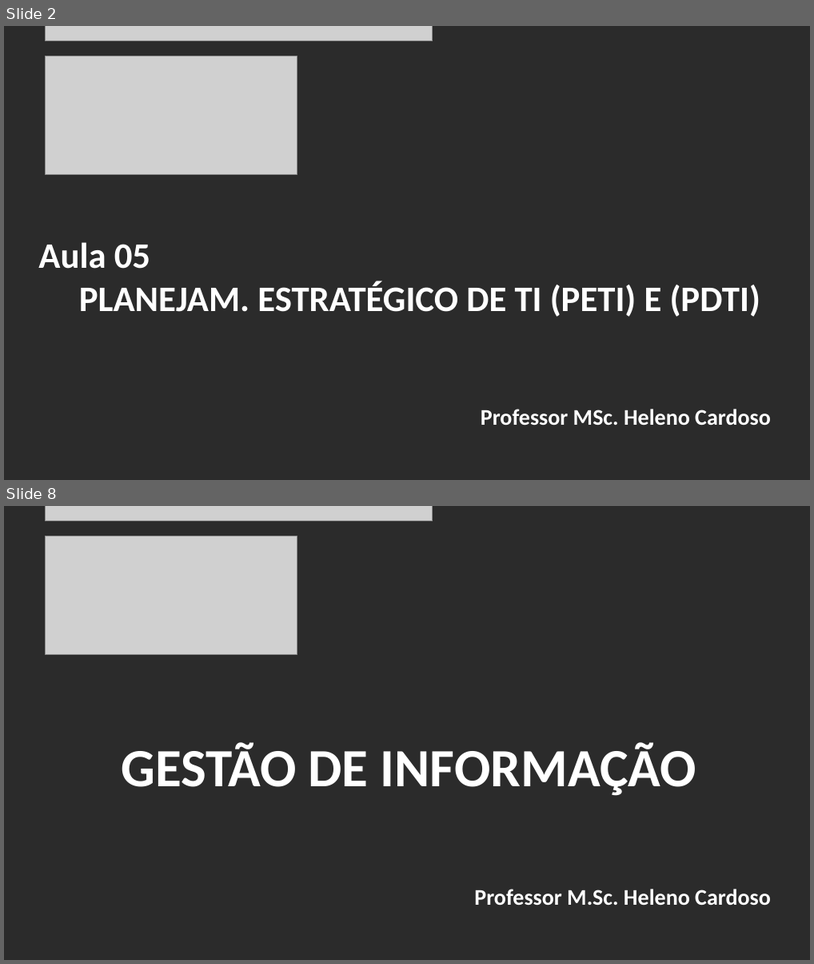
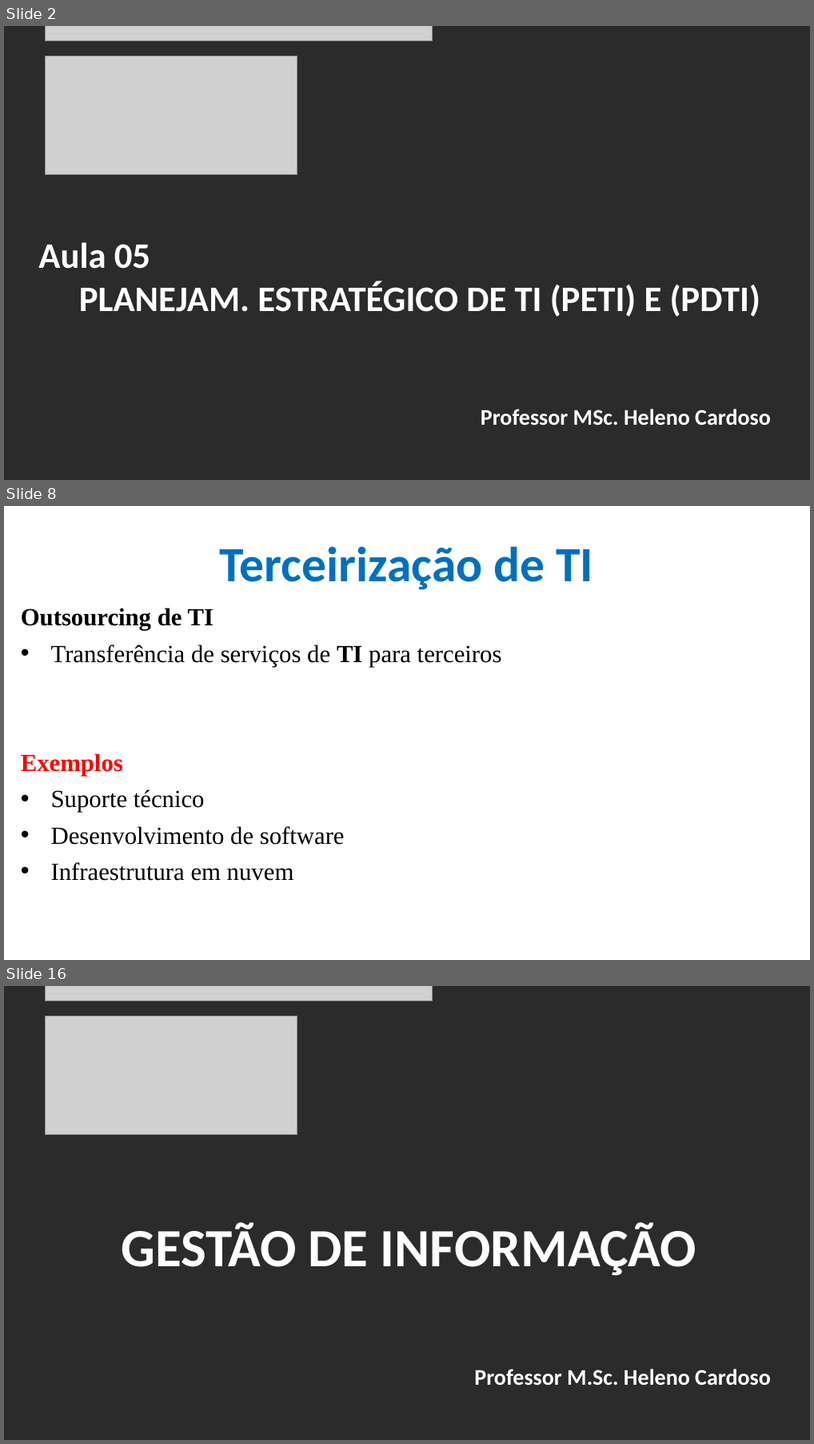
Before and after one commit to CloudEducationBrazil/GestaoInformacaoUniRuyWyden, a slide deck: 01 Classes/Aula5 - Gestão da Informação - PLANEJAMENTO ESTRATÉGICO DE TI (PETI) E PLANO DIRETOR DE TI (PDTI).pptx. Shown one above the other, each under a label of ours: slides 2 and 8 before the commit, slides 2, 8 and 16 after it; the slides between them are not shown. The pictures are 814x964 and 814x1444 pixels, drawn with LibreOffice and Linux fonts; fonts in the diff are those of the drawing; grey boxes stand for pictures; background and template pictures are left out; a plain dark background stands for a picture behind light text. Boxes give left, top, right and bottom in pixels: in the first picture for what was removed or moved away, otherwise in the second. Text is boxed around its words. In the diff, an @@ line names an element or a change of style, - is before the commit and + after.

```diff
--- a/01 Classes/Aula5 - Gestão da Informação - PLANEJAMENTO ESTRATÉGICO DE TI (PETI) E PLANO DIRETOR DE TI (PDTI).pptx
+++ b/01 Classes/Aula5 - Gestão da Informação - PLANEJAMENTO ESTRATÉGICO DE TI (PETI) E PLANO DIRETOR DE TI (PDTI).pptx
@@ slide 8 added at (x1=4, y1=506, x2=810, y2=960), background picture (left out) @@
@@ title added at (x1=220, y1=546, x2=594, y2=590), 44 pt, text #0070C0, bold @@
+Terceirização de TI
@@ text added at (x1=21, y1=608, x2=502, y2=880), 22 pt, text #000000 @@
+Outsourcing de TI
+• Transferência de serviços de TI para terceiros
+Exemplos
+• Suporte técnico
+• Desenvolvimento de software
+• Infraestrutura em nuvem
@@ what was slide 8 is now slide 16 @@
```
Also in this commit, not shown: 5 slides changed, 7 other slides added, 21 other files.
